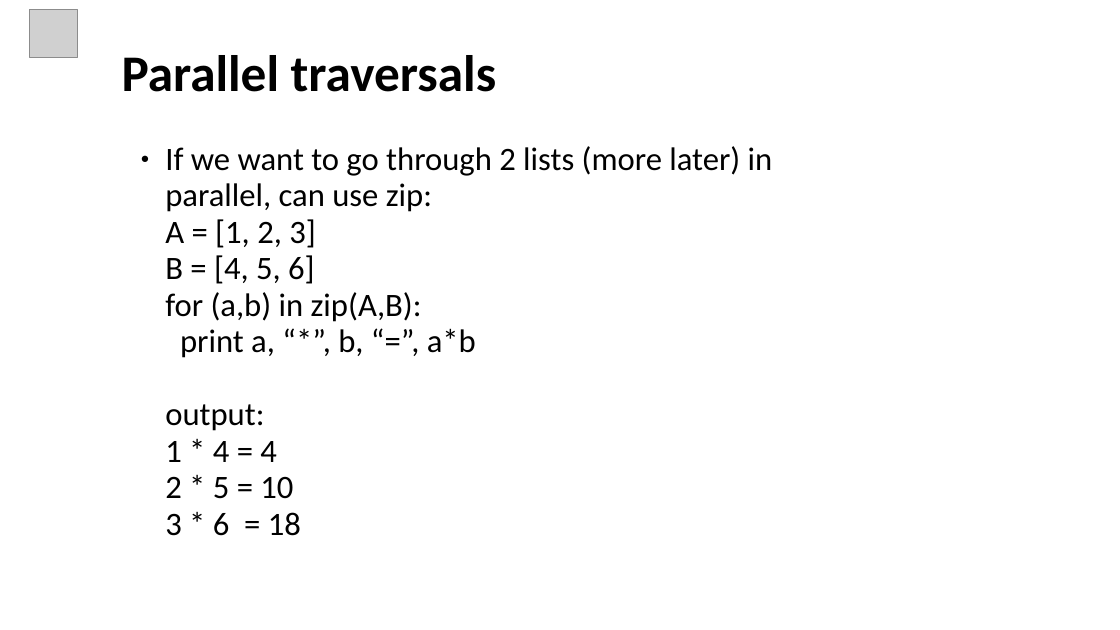
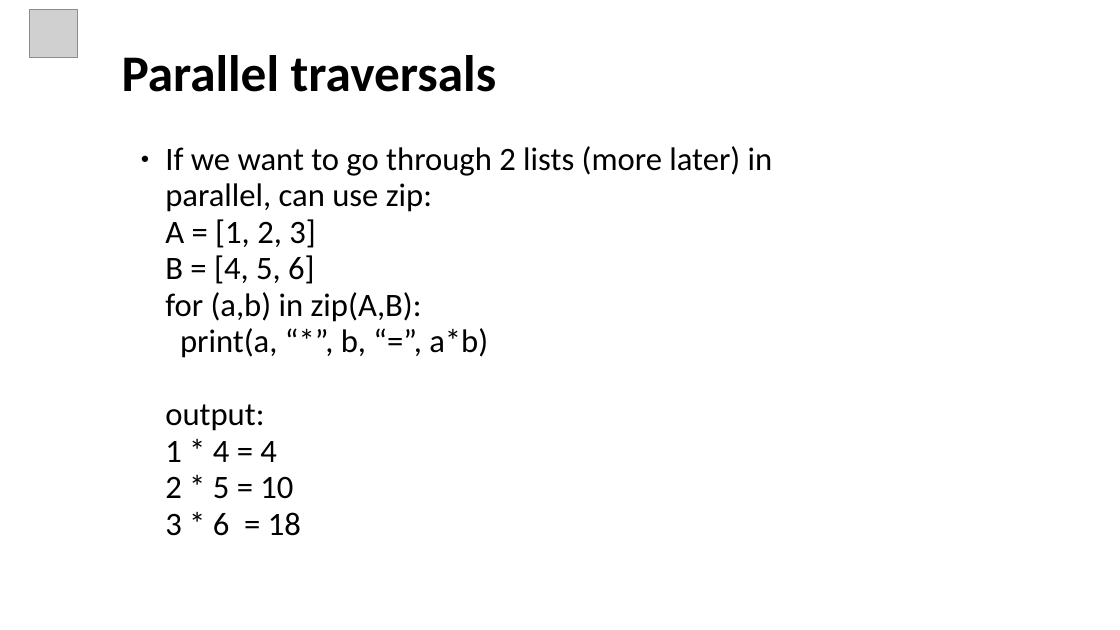
Before and after one commit to ankitagrawal579/Python, a slide deck: slide 42 of Python Ppt.pptx. Drawn at 1120x630 pixels with LibreOffice and Linux fonts; fonts in the diff are those of the drawing; grey boxes stand for pictures. Boxes give left, top, right and bottom in pixels: in the first picture for what was removed or moved away, otherwise in the second. Text is boxed around its words. In the diff, an @@ line names an element or a change of style, - is before the commit and + after.

```diff
--- a/Python Ppt.pptx
+++ b/Python Ppt.pptx
@@ text at box(165, 146, 773, 536): text changed @@
-● If we want to go through 2 lists (more later) in parallel, can use zip:
-  A = [1, 2, 3]
-  B = [4, 5, 6]
-  for (a,b) in zip(A,B):
-  print a, “*”, b, “=”, a*b
-  output:
-  1 * 4 = 4
-  2 * 5 = 10
-  3 * 6 = 18
+● If we want to go through 2 lists (more later) in parallel, can use zip:
+  A = [1, 2, 3]
+  B = [4, 5, 6]
+  for (a,b) in zip(A,B):
+  print(a, “*”, b, “=”, a*b)
+  output:
+  1 * 4 = 4
+  2 * 5 = 10
+  3 * 6 = 18
```
Also in this commit, not shown: 9 other slides changed, 14 slides added.
